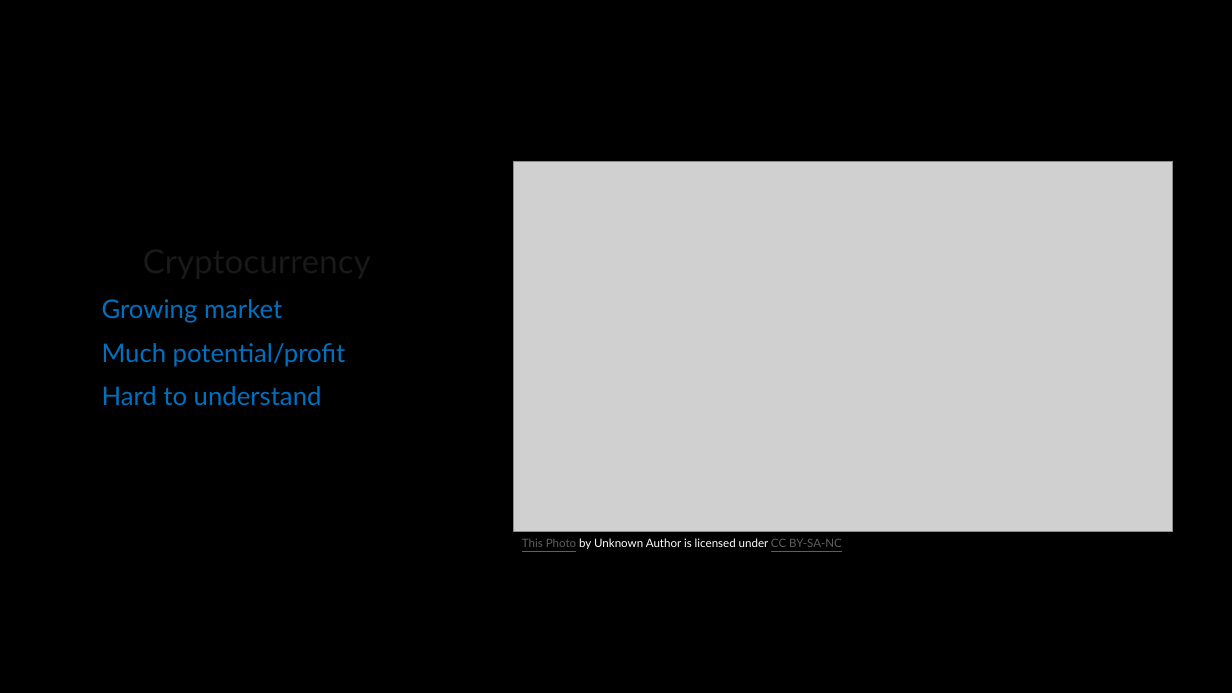
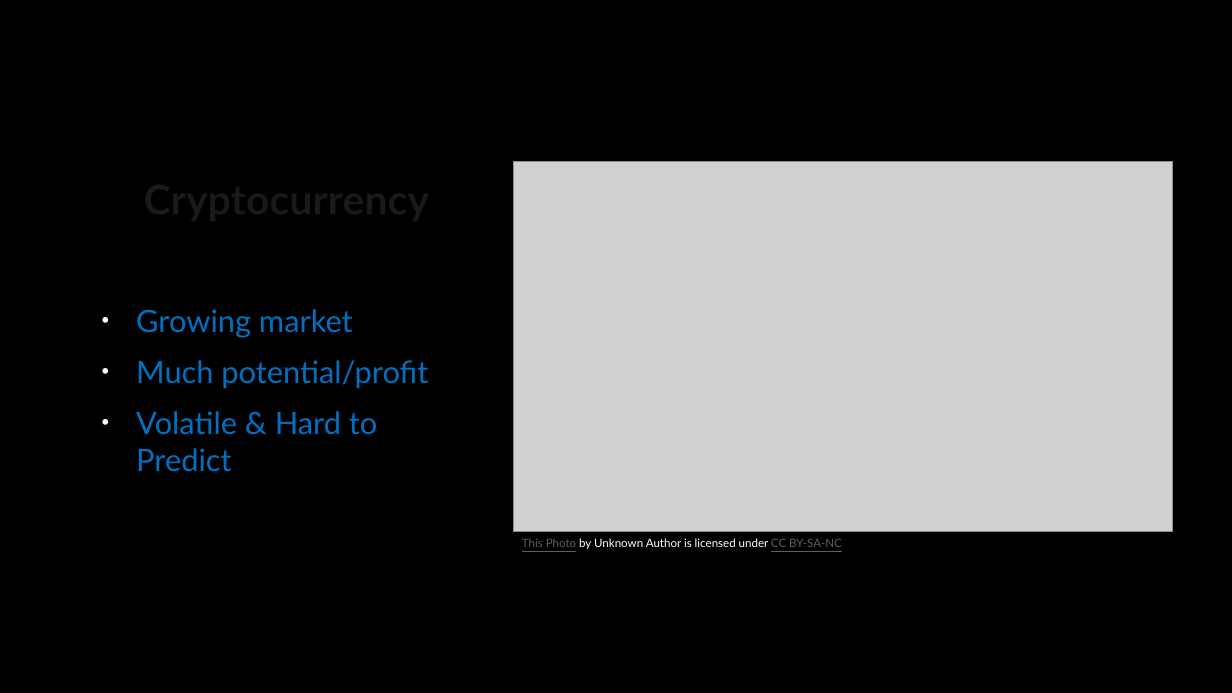
Before and after one commit to tylerfallon/The-Omniscient-Crypto-Oracle, a slide deck: slide 2 of The Omniscient Crypto Oracle.pptx. Drawn at 1232x693 pixels with LibreOffice and Linux fonts; fonts in the diff are those of the drawing; grey boxes stand for pictures; background and template pictures are left out. Boxes give left, top, right and bottom in pixels: in the first picture for what was removed or moved away, otherwise in the second. Text is boxed around its words. In the diff, an @@ line names an element or a change of style, - is before the commit and + after.

Commit message:
Edited Formatting of ppt

```diff
--- a/The Omniscient Crypto Oracle.pptx
+++ b/The Omniscient Crypto Oracle.pptx
@@ text at bbox=[136, 309, 428, 389]: size 26 to 32 pt, bold on in "Cryptocurrency"; size 20 to 24 pt in "Growing market", "Much potential/profit"; more space between paragraphs; bullet none to • @@
@@ text at bbox=[136, 411, 377, 472]: text changed; size 20 to 24 pt @@
-Hard to understand
+• Volatile & Hard to Predict
```
Also in this commit, not shown: 12 other slides changed.
